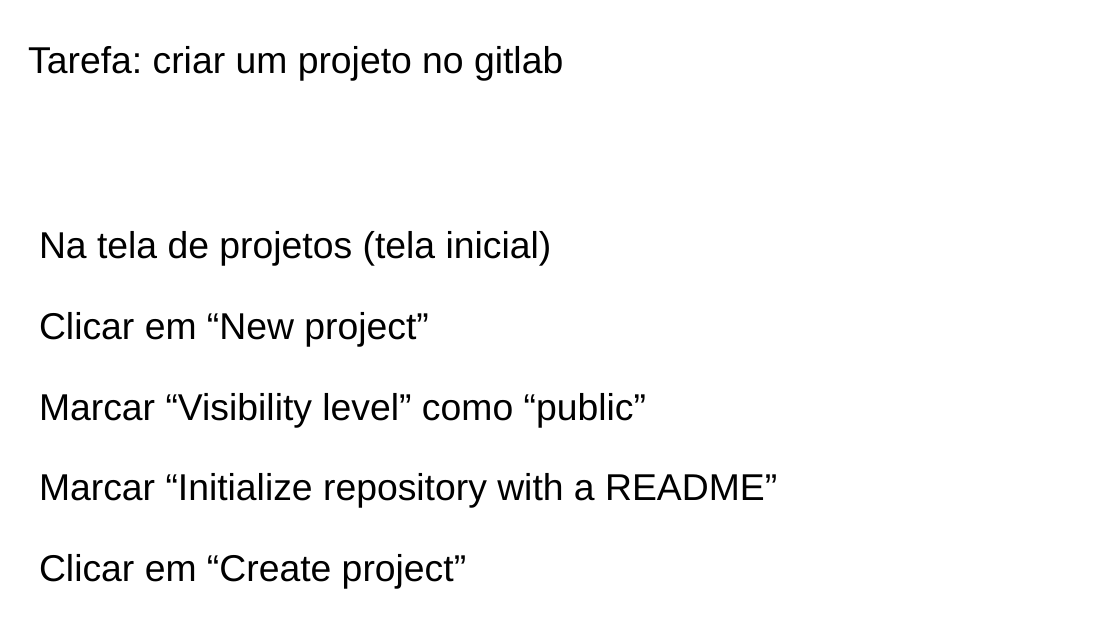
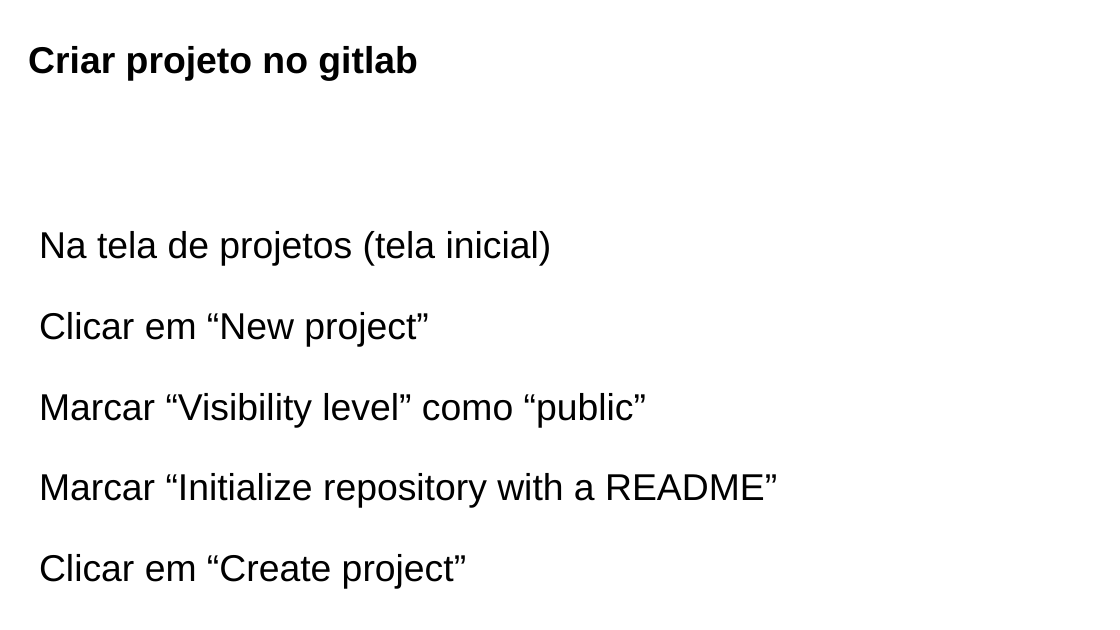
Before and after one commit to yunoguthi/testeCursoGit, a slide deck: slide 11 of git.pptx (slide 10 before the commit). Drawn at 1120x630 pixels with LibreOffice and Linux fonts; fonts in the diff are those of the drawing; background and template pictures are left out. Boxes give left, top, right and bottom in pixels: in the first picture for what was removed or moved away, otherwise in the second. Text is boxed around its words. In the diff, an @@ line names an element or a change of style, - is before the commit and + after.

```diff
--- a/git.pptx
+++ b/git.pptx
@@ text at [28,46,417,81]: text changed; bold on @@
-Tarefa: criar um projeto no gitlab
+Criar projeto no gitlab
```
Also in this commit, not shown: 20 other slides changed, 15 slides added, 1 slide removed, 11 other files.
